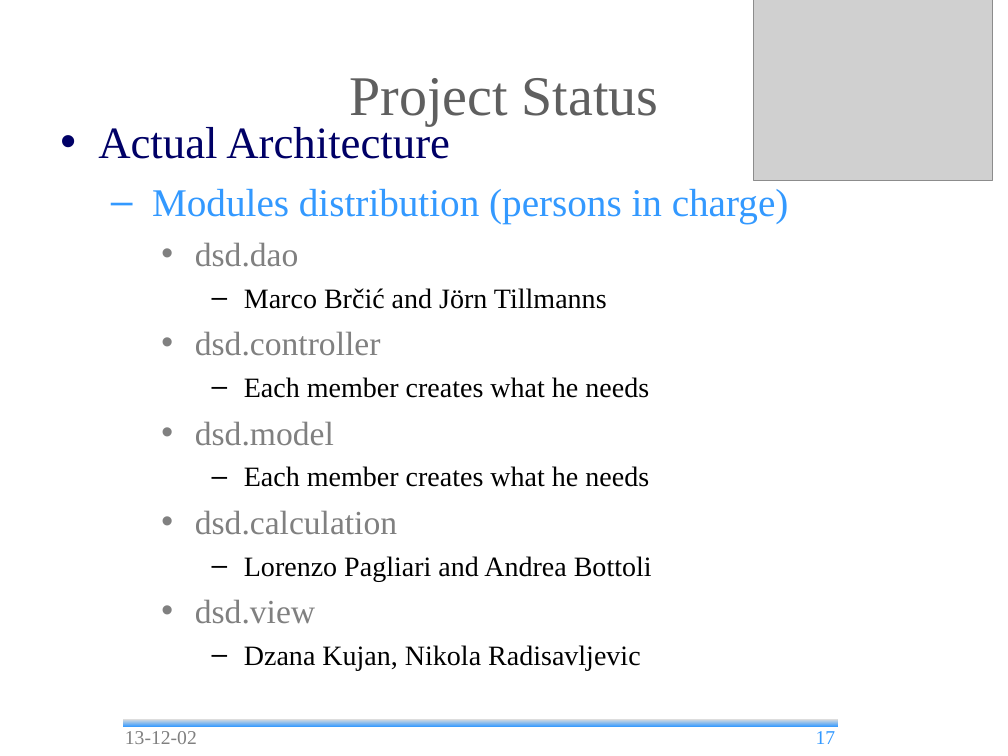
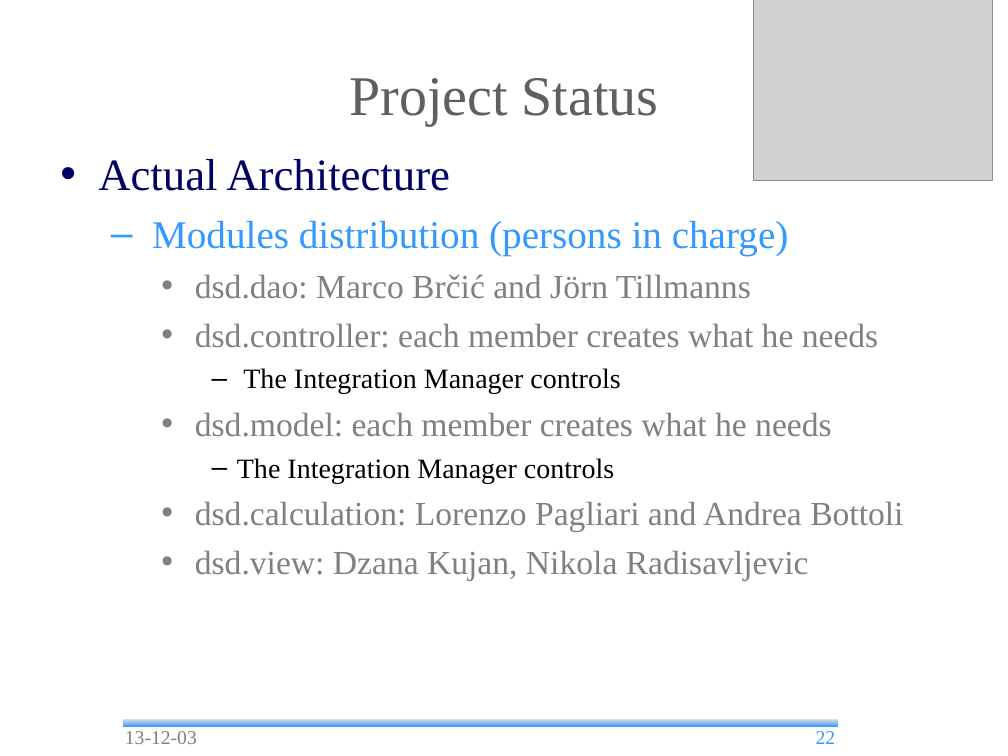
Before and after one commit to andrea-bottoli/DSD, a slide deck: slide 22 of Documentation/Presentations/Status_Report_2.odp (slide 17 before the commit). Drawn at 1008x756 pixels with LibreOffice and Linux fonts; fonts in the diff are those of the drawing; grey boxes stand for pictures; background and template pictures are left out. Boxes give left, top, right and bottom in pixels: in the first picture for what was removed or moved away, otherwise in the second. Text is boxed around its words. In the diff, an @@ line names an element or a change of style, - is before the commit and + after.

Commit message:
Status Report 2 v 1.2

```diff
--- a/Documentation/Presentations/Status_Report_2.odp
+++ b/Documentation/Presentations/Status_Report_2.odp
@@ text "Actual Architecture": place and size @@
-text "Actual Architecture" at <box>98,124,789,670</box>
+text "Actual Architecture" at <box>98,159,903,580</box>
@@ text at <box>195,274,903,580</box>: text changed; size 20 to 24 pt; text colour #000000 to #808080 @@
-    • dsd.dao
-      – Marco Brčić and Jörn Tillmanns
-    • dsd.controller
-      – Each member creates what he needs
-    • dsd.model
-      – Each member creates what he needs
-    • dsd.calculation
-      – Lorenzo Pagliari and Andrea Bottoli
-    • dsd.view
-      – Dzana Kujan, Nikola Radisavljevic
+    • dsd.dao: Marco Brčić and Jörn Tillmanns
+    • dsd.controller: each member creates what he needs
+      – The Integration Manager controls
+    • dsd.model: each member creates what he needs
+      – The Integration Manager controls
+    • dsd.calculation: Lorenzo Pagliari and Andrea Bottoli
+    • dsd.view: Dzana Kujan, Nikola Radisavljevic
@@ text at <box>125,731,197,744</box>: text changed @@
-13-12-02
+13-12-03
@@ page number at <box>816,731,836,744</box>: text changed @@
-17
+22
```
Also in this commit, not shown: 33 other slides changed, 1 slide added, 1 slide removed, 1 other file.
